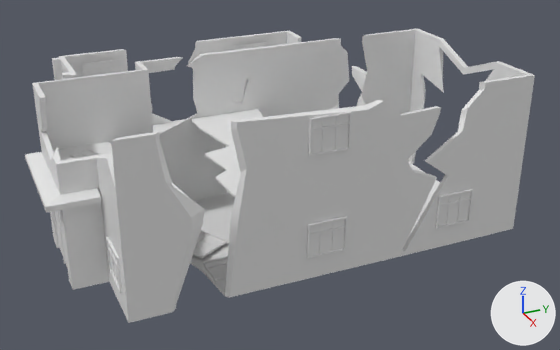
The FBX model Models/Buildings/SM_Ruin_Fire_Department_Low.fbx: old version first, new version second.
Camera for both pictures: a camera (50 mm lens) standing at (32.4, -12.3, 16.3) and looking at (1.7, 1.5, 1.0). The lights are fixed; the arrows at lower right show +X, +Y and +Z. The picture after the commit comes second. Where no turn or scale is listed for an object, it has been applied to the vertices. Vertices at exactly the same position are counted once.

In view in the first picture: 'SM_Ruin_Fire_Department_Low'.
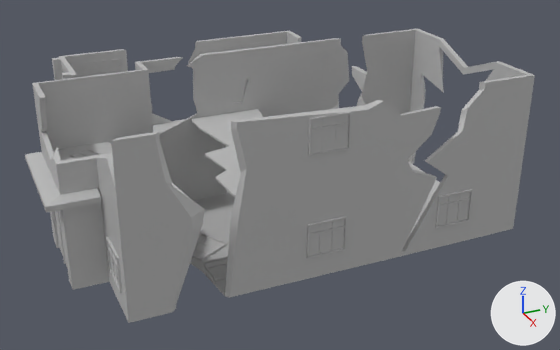
The newer file is also turned or shifted as a whole; pictures and numbers use the older file's frame.

Boxes [x1, y1, x2, y2] around the edits, measured in the pictures (560 x 350 px; the box of a moved part takes in the faces that stretch with it):
part 1 of me_mesh, moved or reshaped
    before: [197, 234, 209, 242]
    after: [196, 237, 209, 246]
part 2 of me_mesh, moved or reshaped
    before: [198, 238, 216, 247]
    after: [197, 241, 217, 249]
part 3 of me_mesh, added
    after: [231, 42, 266, 50]
part 4 of me_mesh, added
    after: [81, 58, 123, 77]
part 5 of me_mesh, deleted (mostly hidden)
    before: [232, 42, 267, 50]
part 6 of me_mesh, deleted
    before: [82, 59, 124, 77]
part 7 of me_mesh, moved or reshaped (mostly hidden)
    both: [61, 60, 72, 78]
part 8 of me_mesh, moved or reshaped
    before: [70, 112, 473, 259]
    after: [70, 112, 473, 261]
part 9 of me_mesh, recoloured (white to grey)
    both: [25, 29, 535, 323]

Patch to the scene script:
```diff
--- a/Models/Buildings/SM_Ruin_Fire_Department_Low.fbx.py
+++ b/Models/Buildings/SM_Ruin_Fire_Department_Low.fbx.py
@@ mat_sm_fire_department @@
+mat_sm_fire_department = principled_material('SM_Fire_Department')
+mat_sm_fire_department.base_color = (0.5, 0.5, 0.5)  # grey #bcbcbc
@@ me_mesh @@
 # used by ob_sm_ruin_fire_department_low; location = (0.0, 0.0, 0.0)
-me_mesh.from_pydata(...)  # 2238 vertices, 1776 faces; spans x -10.0..9.2, y -9.8..9.4, z 0.0..7.0
+me_mesh.from_pydata(...)  # 2174 vertices, 1728 faces; spans x -10.0..9.2, y -9.8..9.4, z 0.0..7.0
+# me_mesh part 1: the loose piece of 8 vertices spanning x 4.6..5.4, y -4.5..-3.1, z 0.2..0.3 is moved by (0.0, 0.0, -0.1), in mat_sm_fire_department (grey #bcbcbc)
+# me_mesh part 2: the loose piece of 8 vertices spanning x 4.5..5.7, y -3.8..-3.1, z 0.2..0.3 is moved by (0.0, 0.0, -0.1), in mat_sm_fire_department (grey #bcbcbc)
+# me_mesh part 3: a new loose piece of 91 vertices spanning x -9.7..-9.6, y 3.4..5.7, z 3.4..4.2, in mat_sm_fire_department (grey #bcbcbc)
+# me_mesh part 4: a new loose piece of 91 vertices spanning x -9.7..-9.6, y -5.3..-3.1, z 3.4..4.2, in mat_sm_fire_department (grey #bcbcbc)
+# me_mesh part 5: the loose piece of 101 vertices spanning x -9.5, y 3.4..5.7, z 3.4..4.2 is deleted
+# me_mesh part 6: the loose piece of 101 vertices spanning x -9.5, y -5.3..-3.1, z 3.4..4.2 is deleted
+# me_mesh part 7
+# 21 vertices are removed from x -10.0..-6.9, y -6.4..-3.1, z 3.4..4.3
+# 98 faces are deleted
+# 82 new faces join them
+# me_mesh part 8
+# 70 vertices are removed from x 1.9..9.2, y -8.2..6.9, z 0.0..6.7
+# 108 faces are deleted
+# 17 vertices move within x 4.2..9.2, y -6.9..6.9, z 0.2..6.7
+# 57 vertices are added at x 4.2..9.1, y -4.8..6.9, z 0.0..6.7
+# 100 new faces join them
+# me_mesh part 9: 1358 faces spanning x -10.0..9.2, y -9.8..9.4, z 0.0..7.0 switch from mat_openpbr_shader1 (white #e7e7e7) to mat_sm_fire_department (grey #bcbcbc)
+# other edits to the shape of me_mesh do not show in these pictures
```
